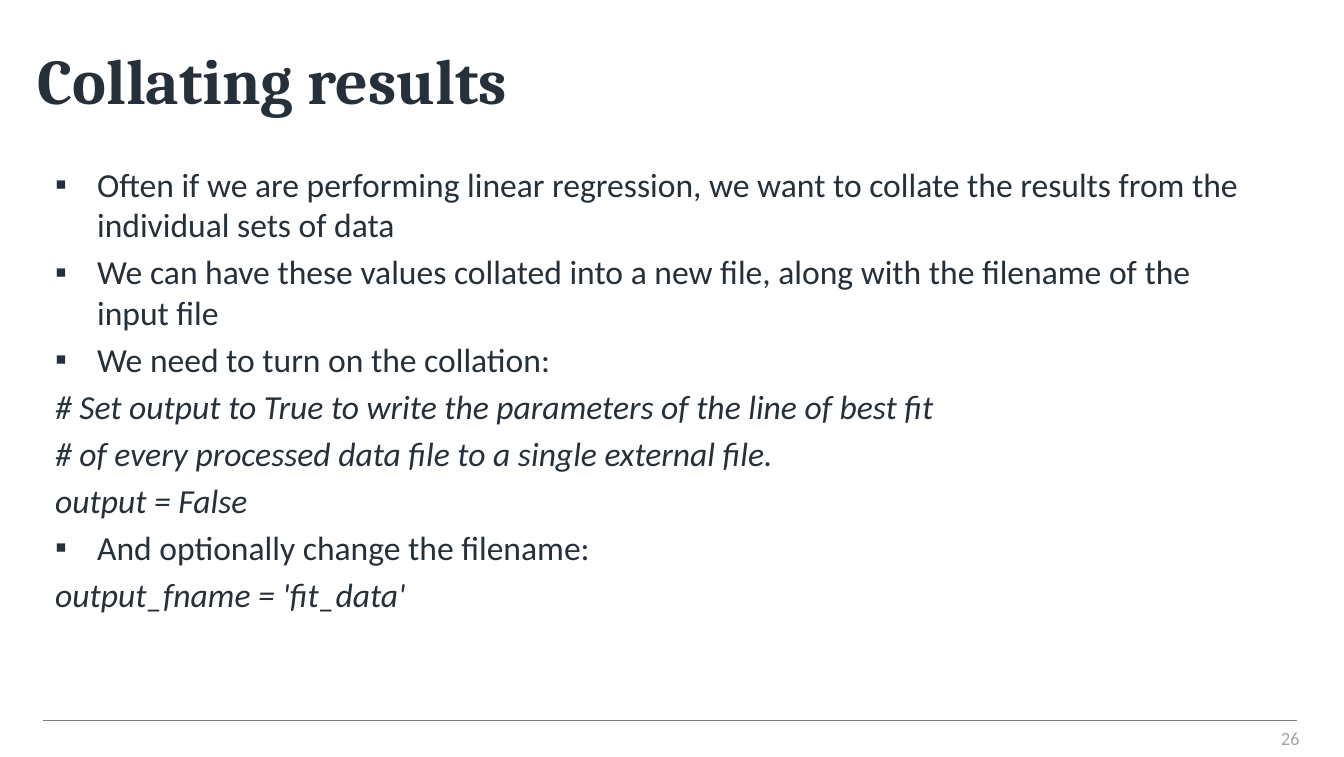
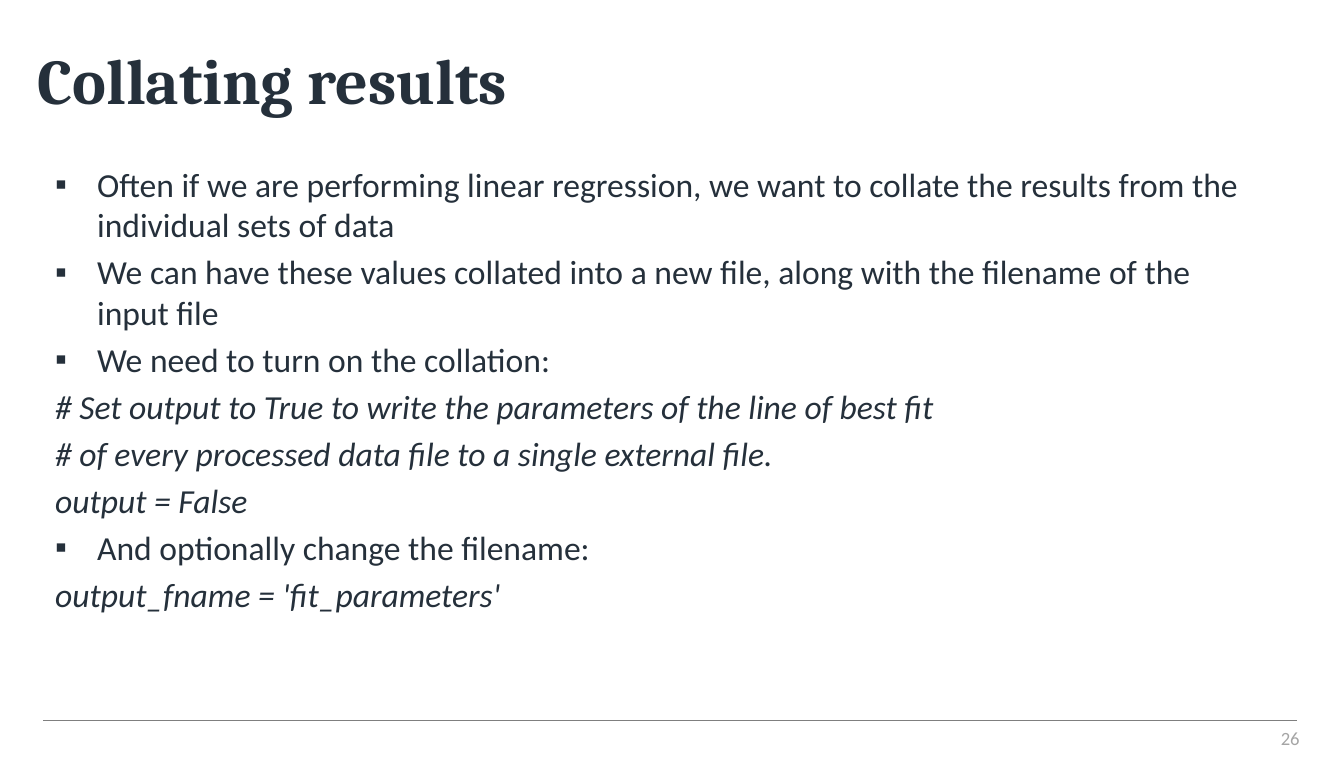
Before and after one commit to alanmlewis/ProgrammingforChem, a slide deck: slide 26 of Y1_Kinetics/Kinetics with Python.pptx. Drawn at 1344x757 pixels with LibreOffice and Linux fonts; fonts in the diff are those of the drawing; background and template pictures are left out. Boxes give left, top, right and bottom in pixels: in the first picture for what was removed or moved away, otherwise in the second. Text is boxed around its words. In the diff, an @@ line names an element or a change of style, - is before the commit and + after.

```diff
--- a/Y1_Kinetics/Kinetics with Python.pptx
+++ b/Y1_Kinetics/Kinetics with Python.pptx
@@ text at [55, 583, 500, 613]: text changed @@
-output_fname = 'fit_data'
+output_fname = 'fit_parameters'
```
Also in this commit, not shown: 5 other slides changed, 1 other file.
